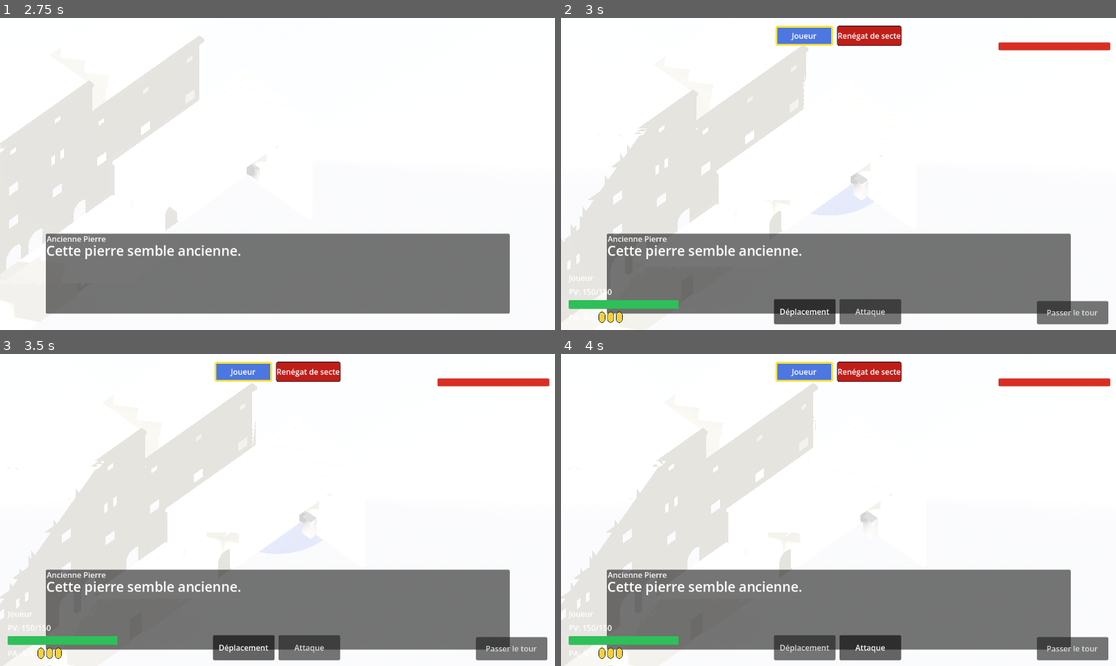
Above: before the commit, frames 1-4 (two rows, left to right).
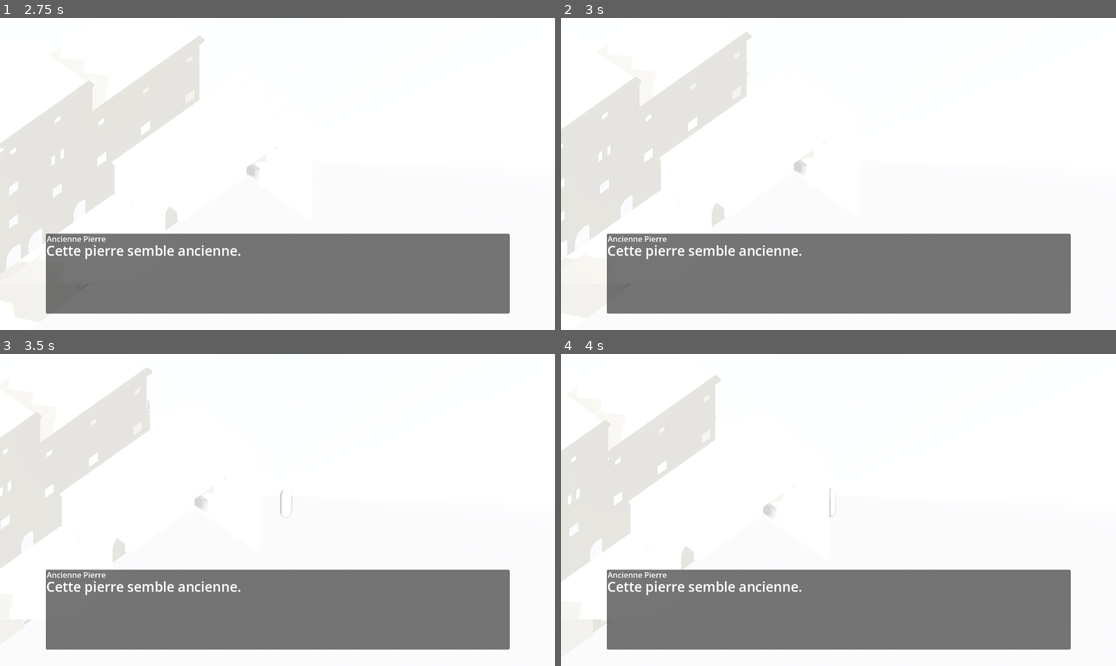
Above: after the commit, the same moments.

Repository: sillpct/lagoutte
Game: Godot game, scene res://scenes/main/main.tscn
Same seed, same stepped clock (60 frames per second), same inputs: the game is played once before the commit and once after it.
Inputs (mouse positions are in pixels of both pictures, inside the frame that each line leads up to):
- Up to frame 1 (2.75 s): click "Nouvelle Partie" at 0.5 s; tap Enter (ui_accept) at 1.25, 1.52, 2.27 s; move the mouse to (399, 158) at 1.27 s; hold Right (ui_right) 1.28-2.03 s; hold T (end_turn) 1.28-2.03 s; click (399, 158) at 1.42 s; move the mouse to (166, 189) at 2.02 s; hold Down (ui_down) from 2.03 s (still down); tap E (interact) at 2.1 s
- Up to frame 2 (3 s): move the mouse to (894, 105) at 2.77 s; release Down (ui_down) at 2.78 s; hold Right (ui_right) from 2.78 s (still down); hold C (start_test_combat) from 2.78 s (still down)
- Up to frame 3 (3.5 s): keep holding Right (ui_right); keep holding C (start_test_combat)
- Up to frame 4 (4 s): move the mouse to (810, 572) at 3.52 s; release Right (ui_right) at 3.53 s; release C (start_test_combat) at 3.53 s; hold Up (ui_up) from 3.53 s (still down); tap A (toggle_attack_mode) at 3.6 s; click (810, 572) at 3.67 s; tap Enter (ui_accept) at 3.77 s

Frame 1 is identical in both runs. In frame 2, 19% of the frame differs, in the area x 0-99%, y 2-99%; in frame 3, 23%, in the area x 0-99%, y 2-100%; in frame 4, 22%.

Commit message:
Update exploration.tscn

Diff:
--- a/scenes/exploration/exploration.tscn
+++ b/scenes/exploration/exploration.tscn
@@ -132,14 +132,13 @@
 unit = NodePath("../SectRenegade")
 target = NodePath("../Player")
 
-[node name="CombatSession" type="Node" parent="." unique_id=1516977048 node_paths=PackedStringArray("grid", "combat_manager", "combat_movement", "combat_ui", "combat_range_visual", "enemy_brain", "player", "renegade")]
+[node name="CombatSession" type="Node" parent="." unique_id=1516977048 node_paths=PackedStringArray("grid", "combat_manager", "combat_movement", "combat_ui", "combat_range_visual", "player", "renegade")]
 script = ExtResource("17_combat_session")
 grid = NodePath("../CombatGrid")
 combat_manager = NodePath("../CombatManager")
 combat_movement = NodePath("../CombatMovement")
 combat_ui = NodePath("../CombatUI")
 combat_range_visual = NodePath("../CombatRangeVisual")
-enemy_brain = NodePath("../EnemyBrain")
 player = NodePath("../Player")
 renegade = NodePath("../SectRenegade")
 
